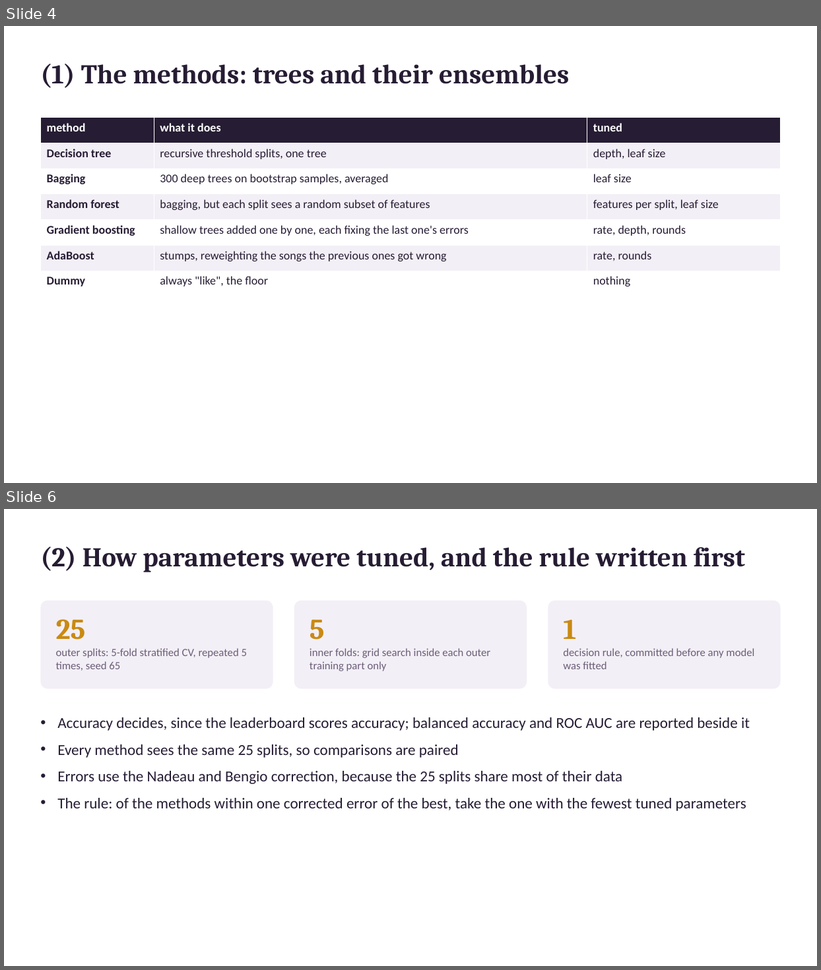
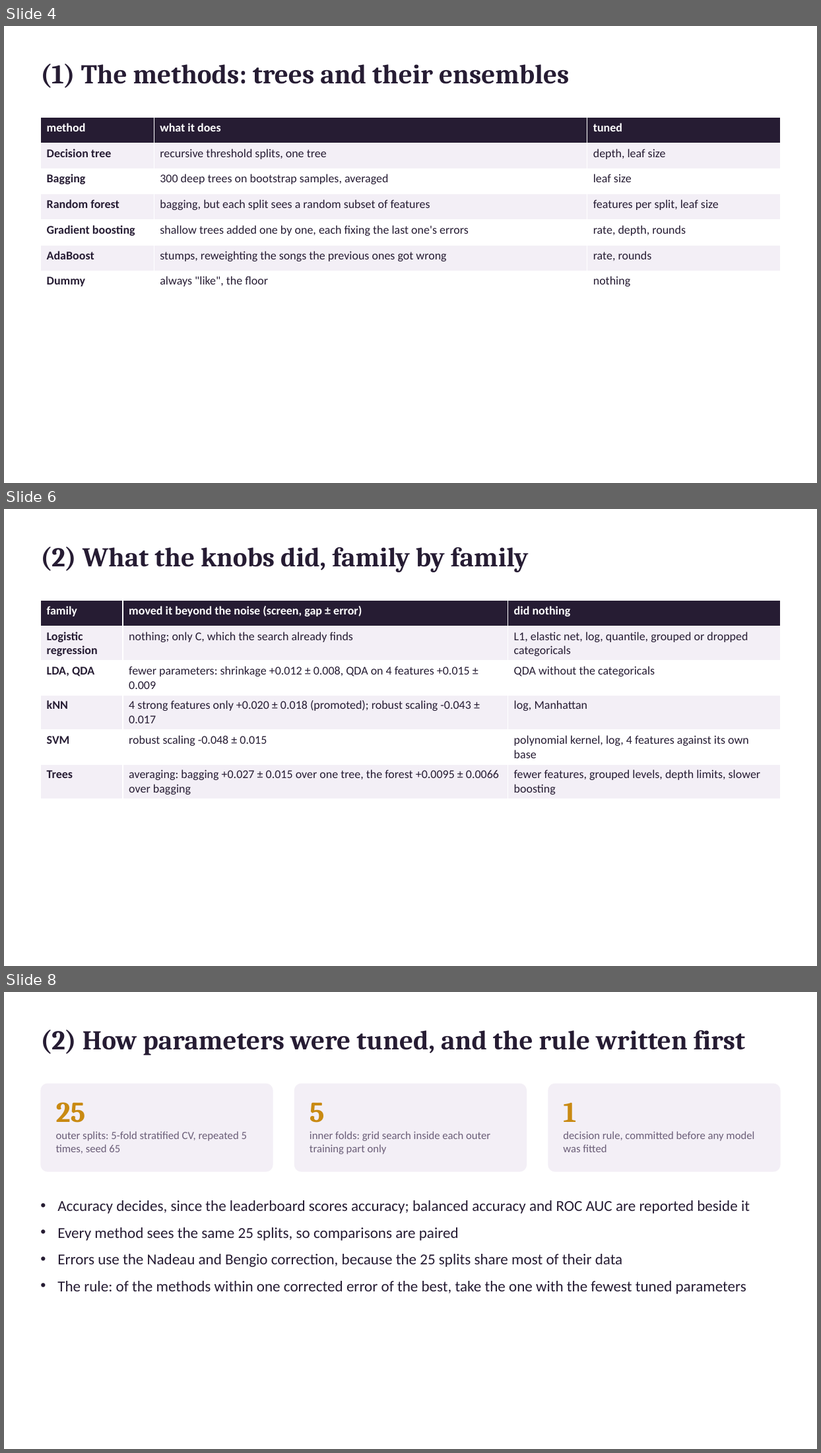
Before and after one commit to AndreassOlsson/FRTN65_code, a slide deck: labs/lab_1_music_taste_prediction/handin/slides.pptx. Shown one above the other, each under a label of ours: slides 4 and 6 before the commit, slides 4, 6 and 8 after it; the slides between them are not shown. The pictures are 821x970 and 821x1453 pixels, drawn with LibreOffice and Linux fonts; fonts in the diff are those of the drawing. Boxes give left, top, right and bottom in pixels: in the first picture for what was removed or moved away, otherwise in the second. Text is boxed around its words. In the diff, an @@ line names an element or a change of style, - is before the commit and + after.

```diff
--- a/labs/lab_1_music_taste_prediction/handin/slides.pptx
+++ b/labs/lab_1_music_taste_prediction/handin/slides.pptx
@@ slide 6 added at [4, 509, 817, 966], background #FFFFFF @@
@@ text added at [40, 547, 529, 572], 32 pt, text #261C33, bold @@
+(2) What the knobs did, family by family
@@ table added at [40, 601, 781, 797], 6 rows, 3 columns @@
+family | moved it beyond the noise (screen, gap ± error) | did nothing
+Logistic regression | nothing; only C, which the search already finds | L1, elastic net, log, quantile, grouped or dropped categoricals
+LDA, QDA | fewer parameters: shrinkage +0.012 ± 0.008, QDA on 4 features +0.015 ± 0.009 | QDA without the categoricals
+kNN | 4 strong features only +0.020 ± 0.018 (promoted); robust scaling -0.043 ± 0.017 | log, Manhattan
+SVM | robust scaling -0.048 ± 0.015 | polynomial kernel, log, 4 features against its own base
+Trees | averaging: bagging +0.027 ± 0.015 over one tree, the forest +0.0095 ± 0.0066 over bagging | fewer features, grouped levels, depth limits, slower boosting
@@ what was slide 6 is now slide 8 @@
```
Also in this commit, not shown: 7 slides changed, 2 other slides added, 15 other files.
